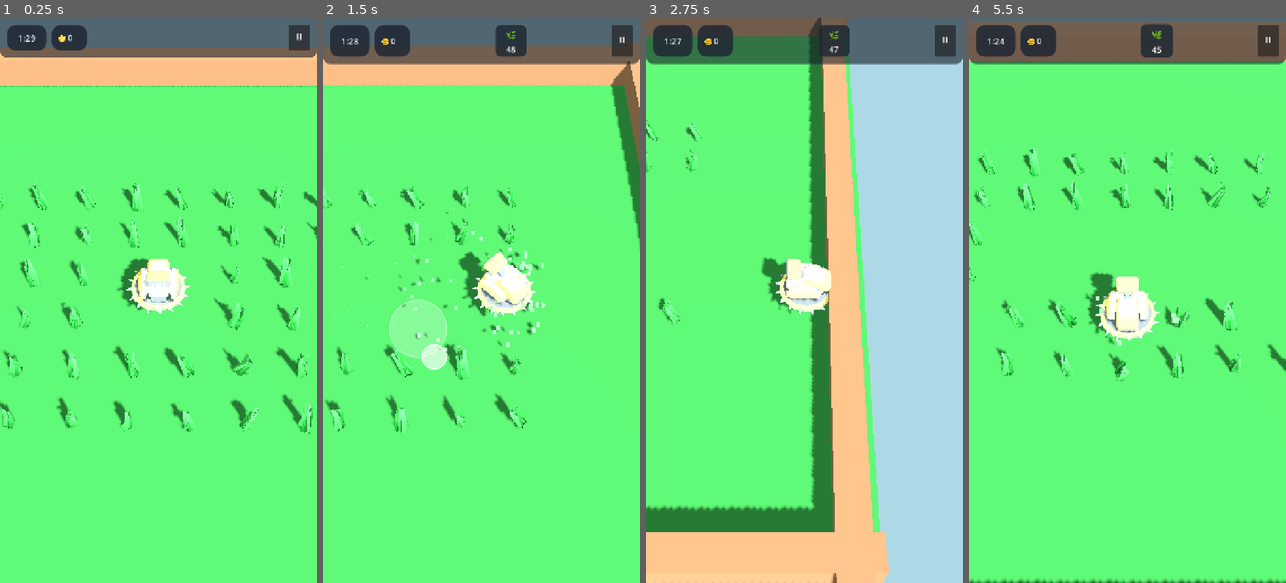
Above: before the commit, frames 1-4 (left to right).
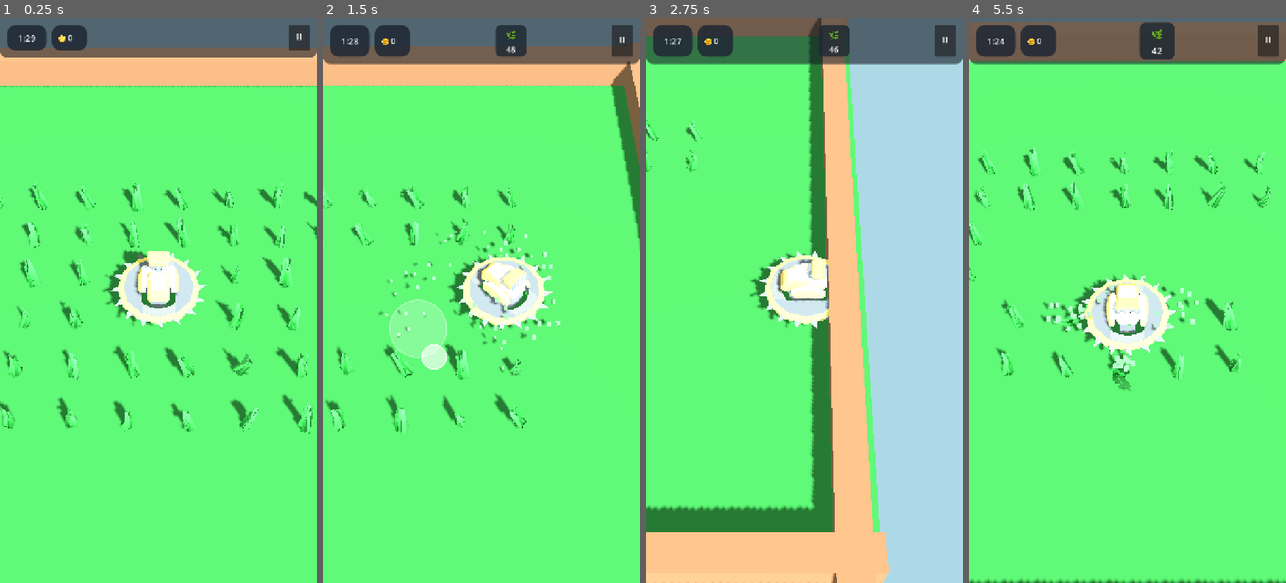
Above: after the commit, the same moments.

Repository: rogerbif/grass-cut-bot
Game: Godot game, scene res://scenes/main.tscn
The game is run twice, just before and just after one commit, with the same random seed, the same clock (stepped at 60 frames per second) and the same inputs.
Inputs (mouse positions are in pixels of both pictures, inside the frame that each line leads up to):
- Up to frame 1 (0.25 s): no input
- Up to frame 2 (1.5 s): move the mouse to (551, 272) at 0.52 s; hold Right (ui_right) 0.53-1.25 s; click (551, 272) at 0.67 s; drag from (418, 328) to (465, 413) at 1.27 s
- Up to frame 3 (2.75 s): move the mouse to (836, 176) at 2.02 s; hold Right (ui_right) from 2.03 s (still down)
- Up to frame 4 (5.5 s): release Right (ui_right) at 2.75 s; drag from (1111, 413) to (1032, 215) at 2.77 s; move the mouse to (1222, 385) at 3.52 s; hold Left (ui_left) 3.53-4.25 s; drag from (1032, 215) to (1079, 159) at 4.27 s; move the mouse to (1143, 300) at 5.02 s; hold Down (ui_down) from 5.03 s (still down); click (1143, 300) at 5.17 s

The runs differ from the first frame. In frame 1, 2.8% of the frame differs, in the area x 18-77%, y 35-64%; in frame 2, 3.6%; in frame 3, 2.2%; in frame 4, 4.3%, in the area x 22-100%, y 0-66%.

Commit message:
feat(cutter): lamina 1.5x maior e correcao da orientacao frontal do robo v0.3.2

Diff:
--- a/project.godot
+++ b/project.godot
@@ -11,7 +11,7 @@
 [application]
 
 config/name="Grass Cut Bot"
-config/version="0.3.1"
+config/version="0.3.2"
 run/main_scene="res://scenes/main.tscn"
 config/features=PackedStringArray("4.7", "Mobile")
 config/icon="res://icon.svg"
--- a/scenes/cutter/cutter.tscn
+++ b/scenes/cutter/cutter.tscn
@@ -9,7 +9,7 @@
 
 [sub_resource type="CylinderShape3D" id="CylinderShape3D_f1mop"]
 height = 0.4
-radius = 0.65
+radius = 0.98
 
 [sub_resource type="StandardMaterial3D" id="StandardMaterial3D_djd10"]
 albedo_color = Color(1, 0.85, 0.25, 1)
--- a/scripts/core/upgrade_manager.gd
+++ b/scripts/core/upgrade_manager.gd
@@ -63,8 +63,8 @@
 
 # Getters para valores no gameplay
 func get_blade_radius() -> float:
-	# Raio base de 0.65m + 0.12m a cada upgrade
-	return 0.65 + (radius_level - 1) * 0.12
+	# Raio base de 0.98m (1.5x maior) + 0.18m a cada upgrade
+	return 0.98 + (radius_level - 1) * 0.18
 
 func get_cutter_speed() -> float:
 	# Velocidade base de 6.5m/s + 0.75m/s por nível
--- a/scripts/cutter/cutter.gd
+++ b/scripts/cutter/cutter.gd
@@ -23,6 +23,8 @@
 var stun_timer: float = 0.0
 
 func _ready() -> void:
+	if robot_body:
+		robot_body.rotation.y = PI
 	update_upgrades()
 	_update_shader_globals()
 	if UpgradeManager != null:
@@ -43,7 +45,7 @@
 const FLOWER_MAT: ShaderMaterial = preload("res://shaders/interactive_flower_material.tres")
 
 func _update_shader_globals() -> void:
-	var blade_radius: float = 0.65
+	var blade_radius: float = 0.98
 	if UpgradeManager != null:
 		blade_radius = UpgradeManager.get_blade_radius()
 	var interact_radius: float = blade_radius + 0.95
@@ -73,8 +75,8 @@
 	elif blade_shape.shape is SphereShape3D:
 		blade_shape.shape.radius = radius
 
-	# Escala da malha visual da serra para refletir o upgrade de raio
-	var visual_scale: float = radius / 0.65
+	# Escala da malha visual da serra para refletir o upgrade de raio (base 0.98m)
+	var visual_scale: float = radius / 0.98
 	if blade_spinner:
 		blade_spinner.scale = Vector3(visual_scale, 1.0, visual_scale)
 
@@ -131,9 +133,9 @@
 		var target_vel: Vector3 = move_dir * target_speed
 		velocity = velocity.move_toward(target_vel, acceleration * delta)
 
-		# Orientação suave do chassi do robô na direção do movimento
+		# Orientação suave do chassi do robô na direção do movimento (frente alinhada)
 		if robot_body:
-			var target_rot_y: float = atan2(-move_dir.x, -move_dir.z)
+			var target_rot_y: float = atan2(move_dir.x, move_dir.z)
 			robot_body.rotation.y = lerp_angle(robot_body.rotation.y, target_rot_y, 14.0 * delta)
 	else:
 		velocity = velocity.move_toward(Vector3.ZERO, friction * delta)
@@ -142,7 +144,7 @@
 	if wheel_mesh and velocity.length_squared() > 0.01:
 		var linear_speed: float = velocity.length()
 		var effective_radius: float = 0.45 * 0.7 # Raio do pneu com a escala visual
-		wheel_mesh.rotate_x(-linear_speed / effective_radius * delta)
+		wheel_mesh.rotate_x(linear_speed / effective_radius * delta)
 
 	move_and_slide()
 	_check_obstacle_collisions()
Binary file changed: assets/models/grass_bot.glb
Not shown, added: docs/historico_melhorias/009_ajuste_escala_lamina_e_orientacao_frontal.md
Not shown, changed: docs/historico_melhorias/INDICE_MELHORIAS.md
